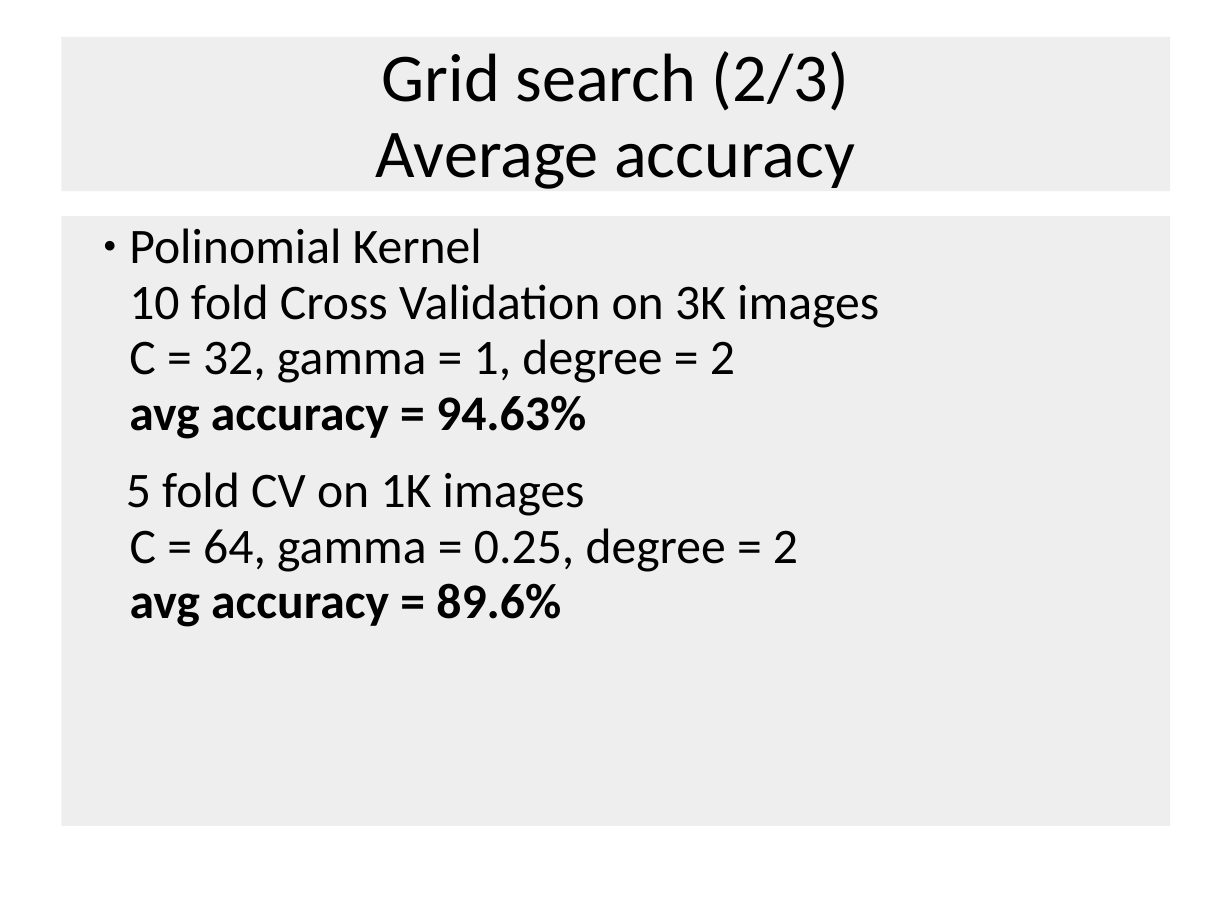
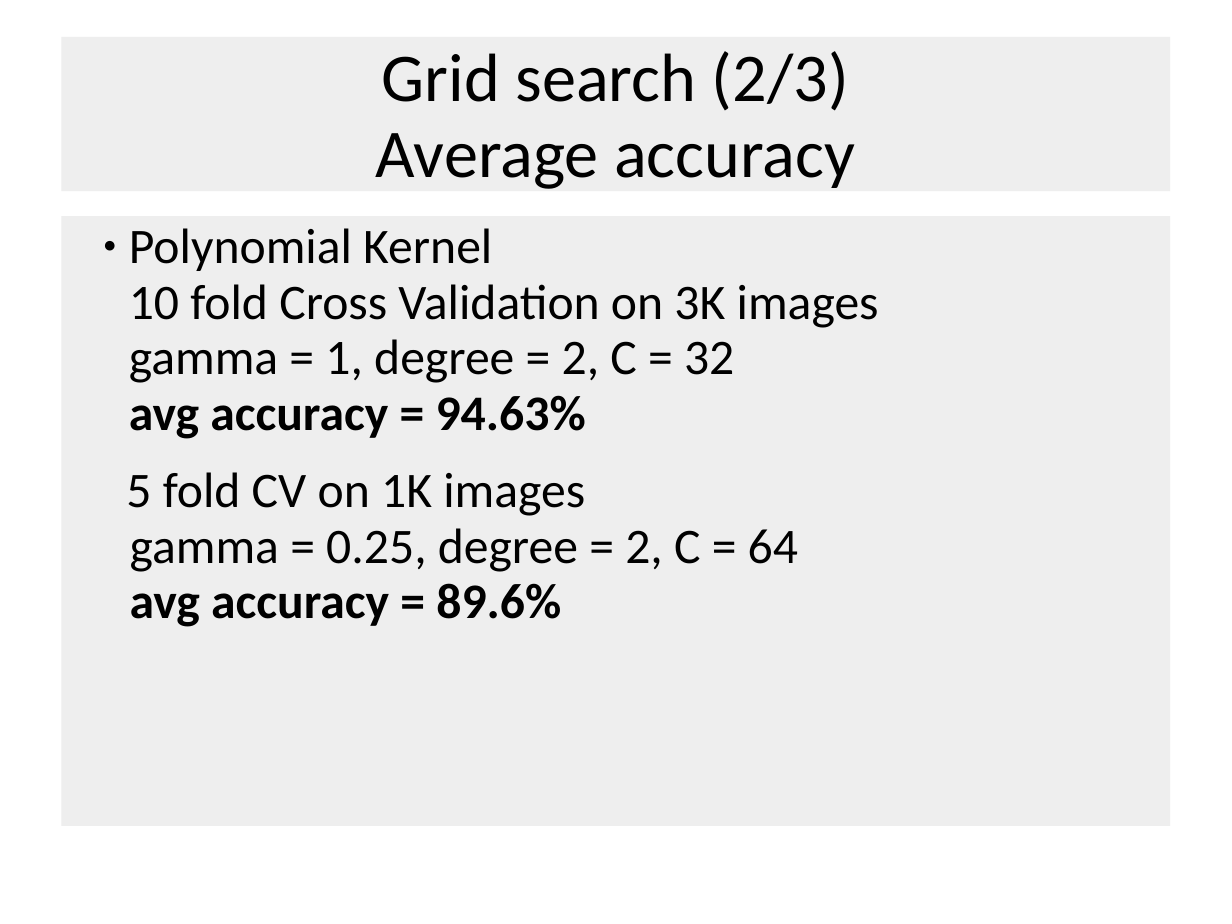
Before and after one commit to SebastianLukas/greenpatterns, a slide deck: slide 8 of OKNNow/Präsi.ppt. Drawn at 1232x924 pixels with LibreOffice and Linux fonts; fonts in the diff are those of the drawing; background and template pictures are left out. Boxes give left, top, right and bottom in pixels: in the first picture for what was removed or moved away, otherwise in the second. Text is boxed around its words. In the diff, an @@ line names an element or a change of style, - is before the commit and + after.

```diff
--- a/OKNNow/Präsi.ppt
+++ b/OKNNow/Präsi.ppt
@@ text at box(126, 228, 879, 627): text changed @@
-● Polinomial Kernel
-  10 fold Cross Validation on 3K images
-  C = 32, gamma = 1, degree = 2
-  avg accuracy = 94.63%
-5 fold CV on 1K images
-C = 64, gamma = 0.25, degree = 2
-avg accuracy = 89.6%
+● Polynomial Kernel
+  10 fold Cross Validation on 3K images
+  gamma = 1, degree = 2, C = 32
+  avg accuracy = 94.63%
+5 fold CV on 1K images
+gamma = 0.25, degree = 2, C = 64
+avg accuracy = 89.6%
```
Also in this commit, not shown: 8 other slides changed, 1 other file.
